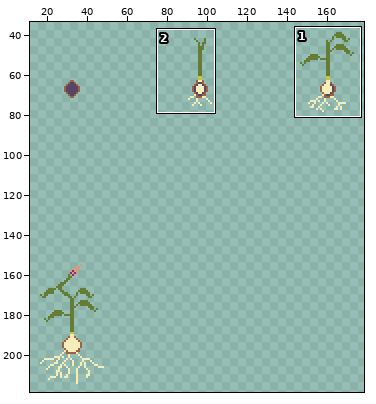
Sprite sheet -- Assets/Plant/sprite-ail.png. Above: a wide view before the commit, with the close-up outlined.
Close-up. Before:
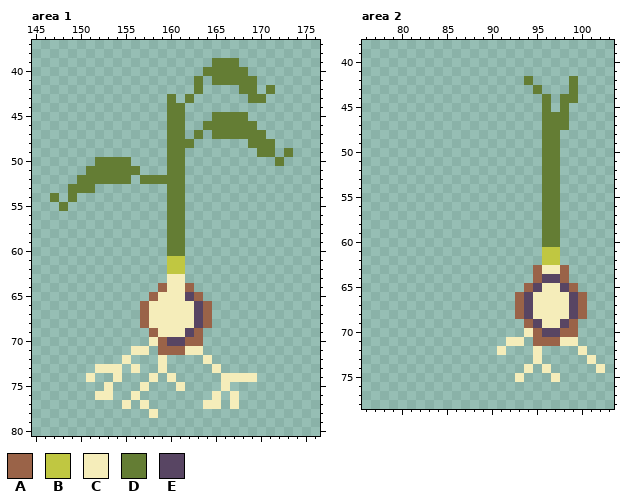
The file is 192x256 pixels. Shown: area 1: x 145..176, y 37..80; area 2: x 76..103, y 38..78. The wide view leaves out empty margins. The commit also changed other parts of the picture, which this record leaves out.
Palette (. is transparent): A #9a6348  B #c0c741  C #f5edba  D #647d34  E #584563
Pixels before, area 1, first column x 147:
39 ..................DDD......
40 .................DDDDD.....
41 ................D.DDDDD....
42 ................D....DD.D..
43 .............D.D......DD...
44 .............DD............
45 .............DD...DDDD.....
46 .............DD..DDDDDD....
47 .............DD.D.DDDDDD...
48 .............DDD......DDD..
49 .............DD........DD.D
50 .....DDDD....DD..........D.
51 ....DDDDDD...DD............
52 ...DDDDDD.DDDDD............
53 ..DDD........DD............
54 D.D..........DD............
55 .D...........DD............
56 .............DD............
57 .............DD............
58 .............DD............
59 .............DD............
60 .............DD............
61 .............BB............
62 .............BB............
63 .............CC............
64 ............ACCA...........
65 ...........ACCCEA..........
66 ..........ACCCCCEA.........
67 ..........ACCCCCEA.........
68 ..........ACCCCCEA.........
69 ...........ACCCEA..........
70 ...........CAEEAA..........
71 .........CC.AAACC..........
72 ........C...C....C.........
73 .....CCC.C..C.....C........
74 ....C..C...C.C.....CCCC....
75 ......C...C...C....C.......
76 .....CC..C........C.C......
77 ........C.C......CC.C......
78 ...........C...............
Pixels before, area 2, first column x 91:
42 ...D....D...
43 ....D...D...
44 .....D.DD...
45 .....D.D....
46 .....DDD....
47 .....DDD....
48 .....DD.....
49 .....DD.....
50 .....DD.....
51 .....DD.....
52 .....DD.....
53 .....DD.....
54 .....DD.....
55 .....DD.....
56 .....DD.....
57 .....DD.....
58 .....DD.....
59 .....DD.....
60 .....DD.....
61 .....BB.....
62 .....BB.....
63 ....ACCA....
64 ....AEEA....
65 ...AECCEA...
66 ..AECCCCEA..
67 ..AECCCCEA..
68 ..AECCCCEA..
69 ...AECCEA...
70 ...CAEEAA...
71 .CC.AAACC...
72 C...C....C..
73 ....C.....C.
74 ...C.C.....C
75 ..C...C.....
After:
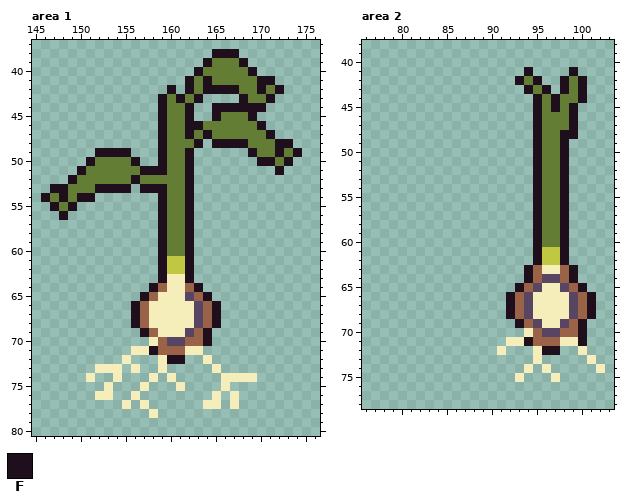
Colours new in this view: F #1f0e1c
Edits made:
Changed rows in their new state; - is an unchanged pixel.
Area 1:
first column x 146:
38 -------------------FFF-------
39 ------------------F---F------
40 -----------------F-----F-----
41 ----------------F-F-----FF---
42 --------------F-F-FFFF--F-F--
43 -------------F-F-F----F--F---
44 -------------F--F--FFFFFF----
45 -------------F--F--F---F-----
46 -------------F--FF------F----
47 -------------F--F-F------F---
48 -------------F---F-FFFF---FF-
49 ------FFFF---F--F------F--F-F
50 -----F----F--F--F-------FF-F-
51 ----F------FFF--F---------F--
52 ---F------F-----F------------
53 -FF---FFFF-FFF--F------------
54 F-F-FF-------F--F------------
55 -F-F---------F--F------------
56 --F----------F--F------------
57 -------------F--F------------
58 -------------F--F------------
59 -------------F--F------------
60 -------------F--F------------
61 -------------F--F------------
62 -------------F--F------------
63 -------------F--F------------
64 ------------F----F-----------
65 -----------F------F----------
66 ----------F--------F---------
67 ----------F--------F---------
68 ----------F--------F---------
69 -----------F------F----------
70 ------------------F----------
71 ------------F----------------
72 --------------FF-------------
Area 2:
first column x 92:
41 --F----F--
42 -F-F--F-F-
43 --F-F-F-F-
44 ---F-F--F-
45 ---F-F-F--
46 ---F---F--
47 ---F---F--
48 ---F--FF--
49 ---F--F---
50 ---F--F---
51 ---F--F---
52 ---F--F---
53 ---F--F---
54 ---F--F---
55 ---F--F---
56 ---F--F---
57 ---F--F---
58 ---F--F---
59 ---F--F---
60 ---F--F---
61 ---F--F---
62 ---F--F---
63 --F----F--
64 --F----F--
65 -F------F-
66 F--------F
67 F--------F
68 F--------F
69 -F------F-
70 --------F-
71 --F-----F-
72 ----FF----
Changed places in both close-ups, as pixel boxes (x1, y1, x2, y2):
changed: (41, 49, 302, 364)
added: (506, 67, 596, 355)
